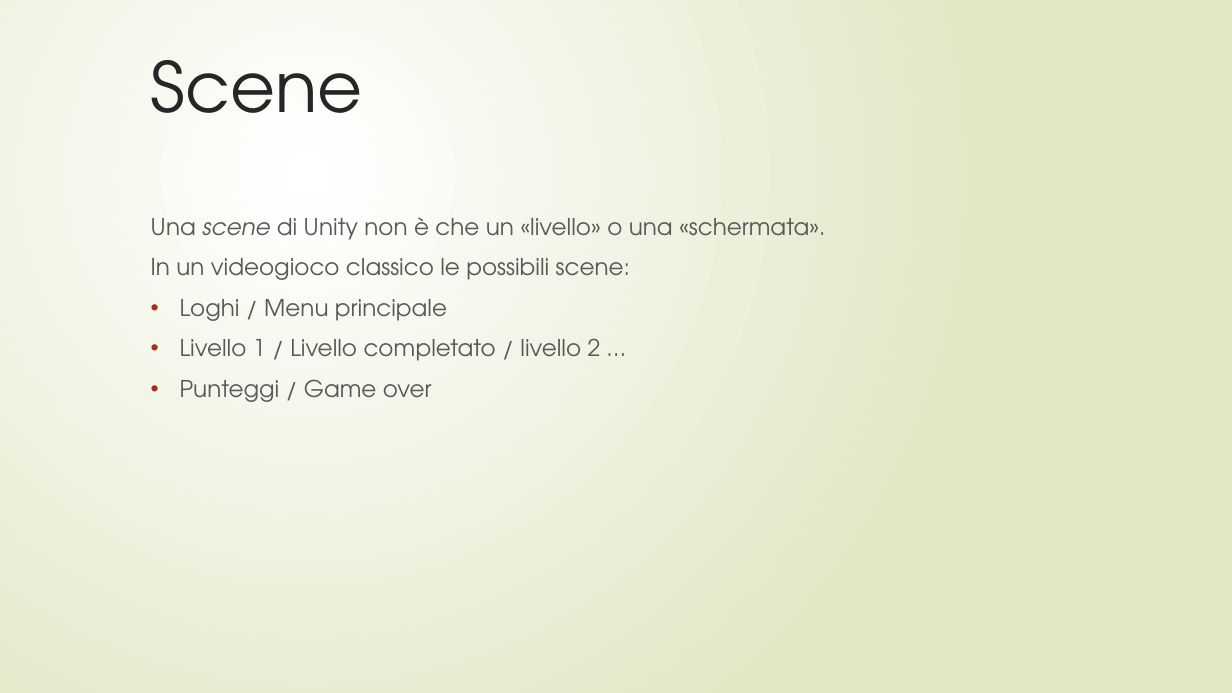
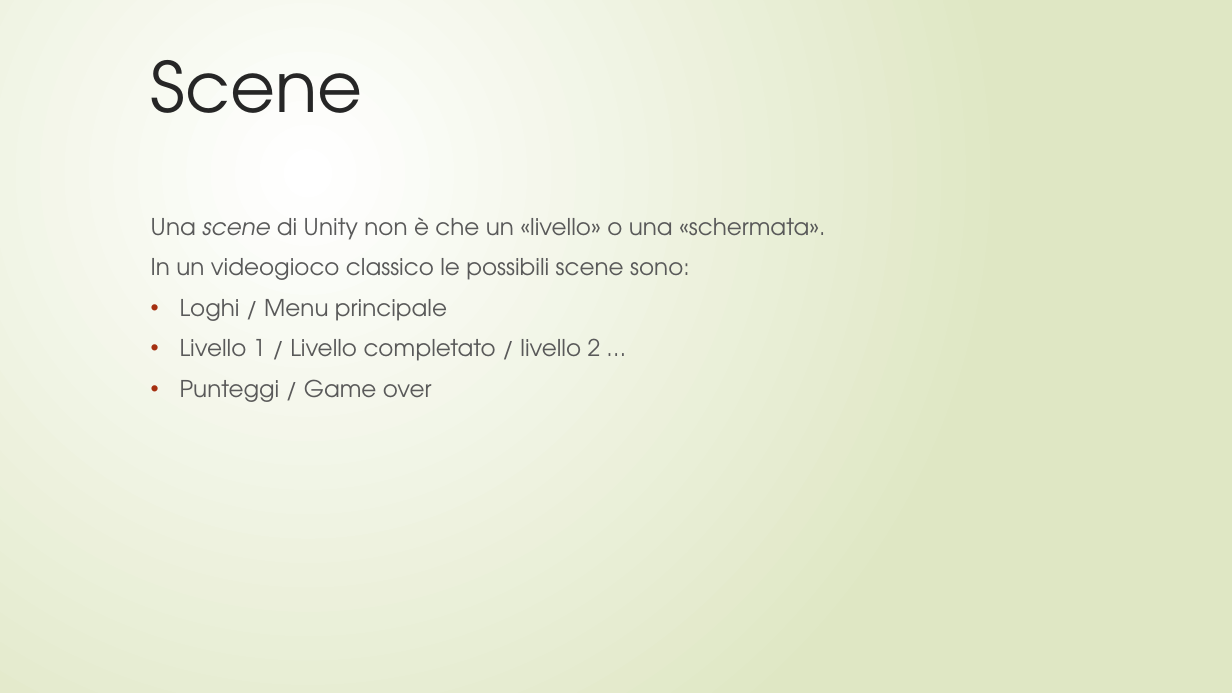
Before and after one commit to Looooord/Corso-Unity, a slide deck: slide 4 of Crea il tuo videogioco.pptx. Drawn at 1232x693 pixels with LibreOffice and Linux fonts; fonts in the diff are those of the drawing. Boxes give left, top, right and bottom in pixels: in the first picture for what was removed or moved away, otherwise in the second. Text is boxed around its words. In the diff, an @@ line names an element or a change of style, - is before the commit and + after.

```diff
--- a/Crea il tuo videogioco.pptx
+++ b/Crea il tuo videogioco.pptx
@@ subtitle at bbox=[151, 258, 690, 280]: text changed @@
-In un videogioco classico le possibili scene:
+In un videogioco classico le possibili scene sono:
```
Also in this commit, not shown: 4 other slides changed, 2 slides added, 31 other files.
